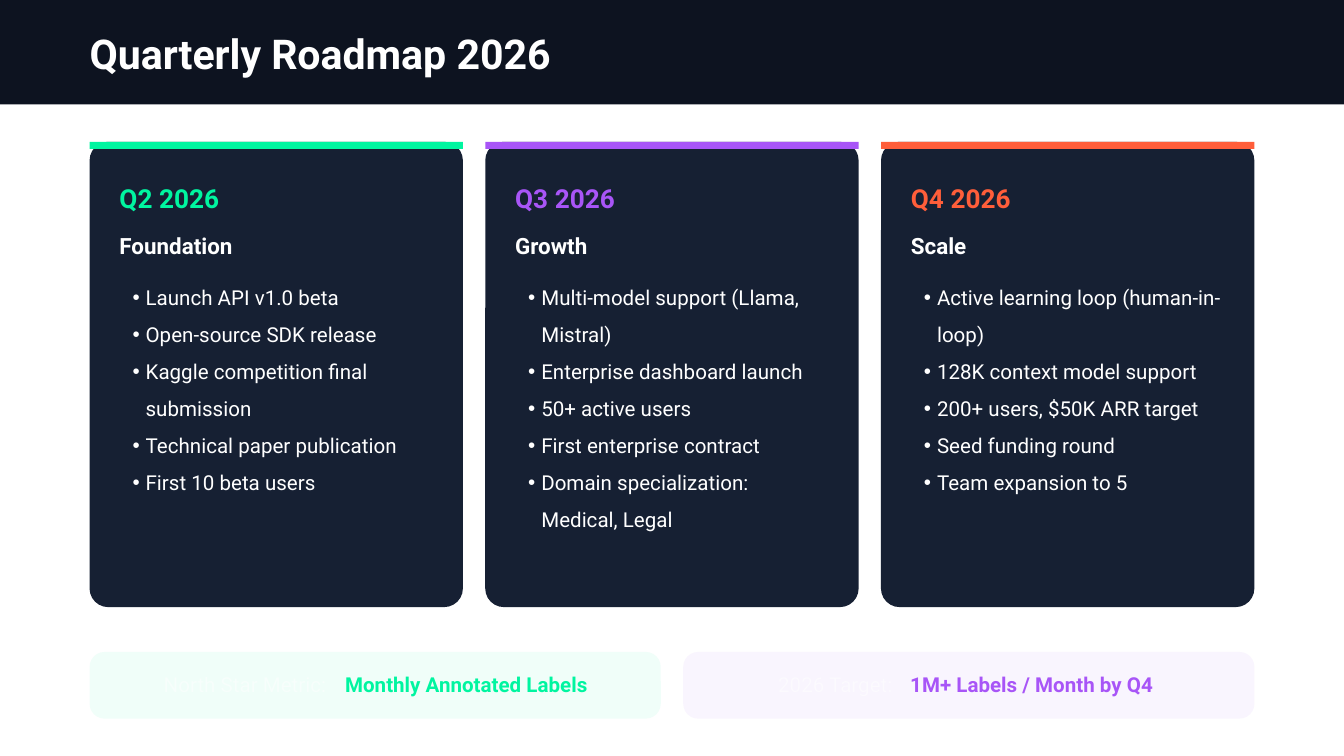
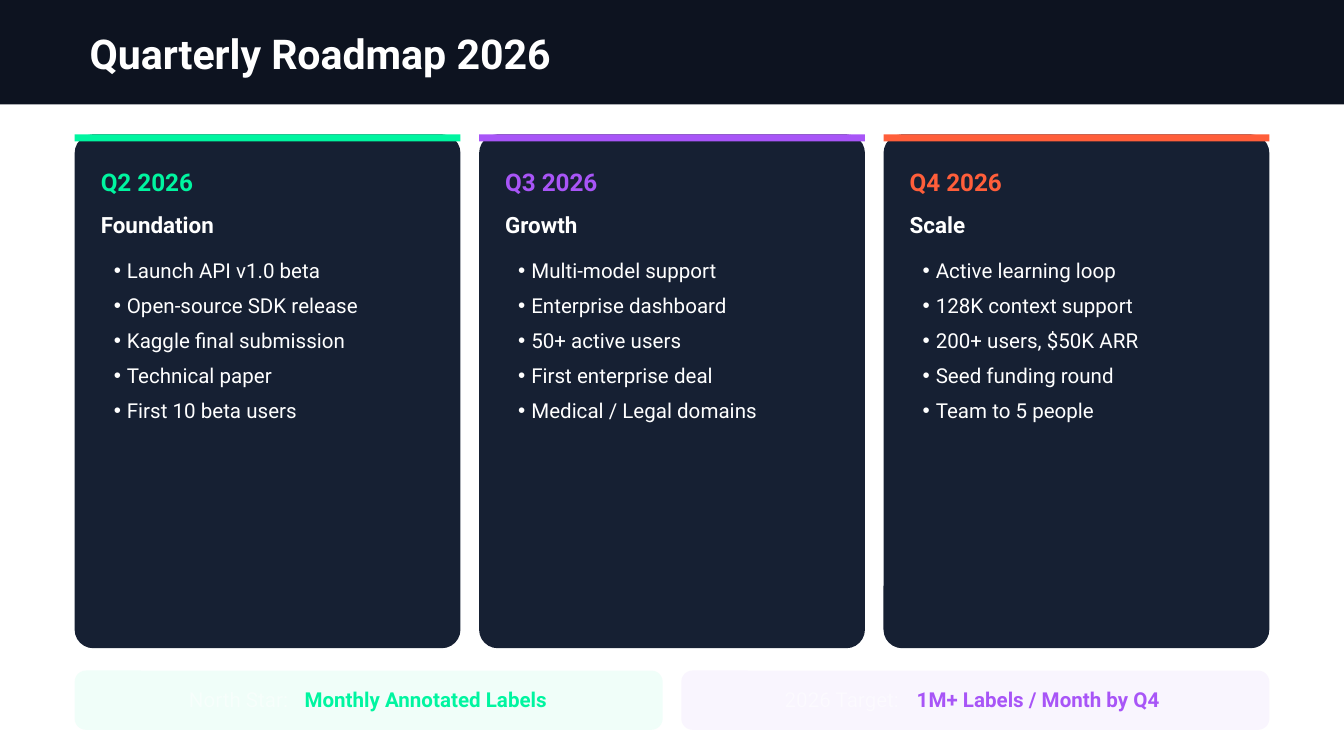
Before and after one commit to zan-maker/my-project, a slide deck: slide 9 of upload/cubiczan_agent_swarm.pptx (slide 8 before the commit). Drawn at 1344x756 pixels with LibreOffice and Linux fonts; fonts in the diff are those of the drawing. Boxes give left, top, right and bottom in pixels: in the first picture for what was removed or moved away, otherwise in the second. Text is boxed around its words. In the diff, an @@ line names an element or a change of style, - is before the commit and + after.

```diff
--- a/upload/cubiczan_agent_swarm.pptx
+++ b/upload/cubiczan_agent_swarm.pptx
@@ line moved from (90, 145) - (462, 145) to (75, 138) - (461, 138) @@
@@ proportions changed in 5 elements at (x1=75, y1=671, x2=664, y2=730), (x1=681, y1=671, x2=1270, y2=730), (x1=478, y1=134, x2=864, y2=648), (x1=883, y1=134, x2=1269, y2=648), (x1=75, y1=134, x2=461, y2=648) @@
@@ rounded rectangle resized from (x1=90, y1=142, x2=464, y2=607) to (x1=75, y1=134, x2=461, y2=648) @@
@@ line moved from (485, 145) - (859, 145) to (478, 138) - (866, 138) @@
@@ rounded rectangle resized from (x1=485, y1=142, x2=859, y2=607) to (x1=478, y1=134, x2=864, y2=648) @@
@@ line moved from (882, 145) - (1254, 145) to (883, 138) - (1269, 138) @@
@@ rounded rectangle resized from (x1=882, y1=142, x2=1255, y2=607) to (x1=883, y1=134, x2=1269, y2=648) @@
@@ text "Q2 2026" moved from (x1=119, y1=189, x2=219, y2=211) to (x1=101, y1=173, x2=193, y2=194) @@
@@ text "Q3 2026" moved from (x1=515, y1=189, x2=615, y2=211) to (x1=505, y1=173, x2=598, y2=194) @@
@@ size 14 to 13 pt; less space between paragraphs in 3 elements at (x1=505, y1=173, x2=598, y2=194), (x1=101, y1=173, x2=193, y2=194), (x1=910, y1=173, x2=1002, y2=194) @@
@@ text "Q4 2026" moved from (x1=911, y1=189, x2=1011, y2=211) to (x1=910, y1=173, x2=1002, y2=194) @@
@@ text "Foundation" moved from (x1=119, y1=237, x2=232, y2=255) to (x1=101, y1=216, x2=214, y2=234) @@
@@ text "Growth" moved from (x1=515, y1=237, x2=587, y2=255) to (x1=505, y1=216, x2=577, y2=234) @@
@@ less space between paragraphs in 3 elements at (x1=505, y1=216, x2=577, y2=234), (x1=101, y1=216, x2=214, y2=234), (x1=910, y1=216, x2=965, y2=234) @@
@@ text "Scale" moved from (x1=911, y1=237, x2=966, y2=255) to (x1=910, y1=216, x2=965, y2=234) @@
@@ text "Launch API v1.0 beta" moved from (x1=146, y1=289, x2=397, y2=491) to (x1=127, y1=262, x2=357, y2=419) @@
@@ text at (x1=127, y1=262, x2=357, y2=419): line spacing 19.8pt to 18.7pt @@
@@ text "Multi-model support" moved from (x1=541, y1=289, x2=803, y2=532) to (x1=531, y1=262, x2=757, y2=423) @@
@@ text at (x1=531, y1=262, x2=727, y2=317): text changed @@
-• Multi-model support (Llama, Mistral)
-• Enterprise dashboard launch
+• Multi-model support
+• Enterprise dashboard
@@ text "Active learning loop" moved from (x1=937, y1=289, x2=1220, y2=494) to (x1=936, y1=262, x2=1138, y2=422) @@
@@ text at (x1=936, y1=262, x2=1138, y2=351): text changed @@
-• Active learning loop (human-in-loop)
-• 128K context model support
-• 200+ users, $50K ARR target
+• Active learning loop
+• 128K context support
+• 200+ users, $50K ARR
@@ text at (x1=127, y1=332, x2=345, y2=387): text changed @@
-• Kaggle competition final submission
-• Technical paper publication
+• Kaggle final submission
+• Technical paper
@@ text at (x1=531, y1=333, x2=681, y2=349): line spacing 19.8pt to 18.7pt @@
@@ text at (x1=531, y1=367, x2=757, y2=423): text changed @@
-• First enterprise contract
-• Domain specialization: Medical, Legal
+• First enterprise deal
+• Medical / Legal domains
@@ text at (x1=936, y1=367, x2=1114, y2=388): line spacing 19.8pt to 18.7pt @@
@@ text at (x1=936, y1=402, x2=1094, y2=422): text changed @@
-• Team expansion to 5
+• Team to 5 people
@@ rounded rectangle resized from (x1=90, y1=652, x2=661, y2=719) to (x1=75, y1=671, x2=664, y2=730) @@
@@ text "Monthly Annotated Labels" moved from (x1=345, y1=676, x2=587, y2=697) to (x1=305, y1=691, x2=547, y2=712) @@
@@ rounded rectangle resized from (x1=683, y1=652, x2=1254, y2=719) to (x1=681, y1=671, x2=1270, y2=730) @@
@@ text "1M+ Labels / Month by ..." moved from (x1=910, y1=676, x2=1153, y2=697) to (x1=917, y1=691, x2=1159, y2=712) @@
```
Also in this commit, not shown: 4 other slides changed, 1 slide added, 8 other files.
